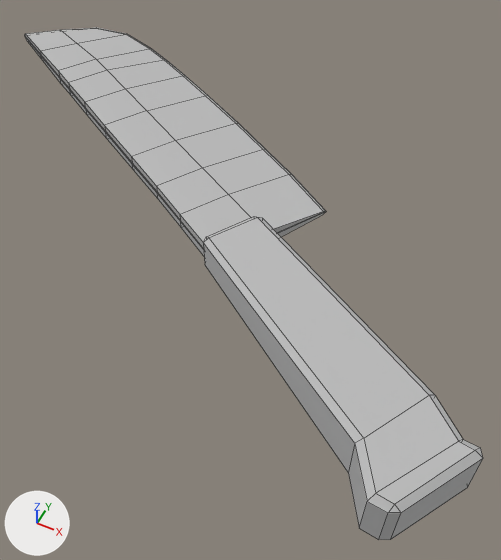
The OBJ model htdocs/assets/models/Knife.obj, before and after one commit.
Rendered twice from a camera (50 mm lens) standing at (-425.0, -587.6, 125.9) and looking at (-432.3, -572.9, 107.6). Every picture has the same lights, and +X, +Y and +Z are marked at lower left. Mesh edges are drawn as thin lines. Where no turn or scale is listed for an object, it has been applied to the vertices. Vertices at the same position are counted once.

Objects in the first picture: 'Knife'.
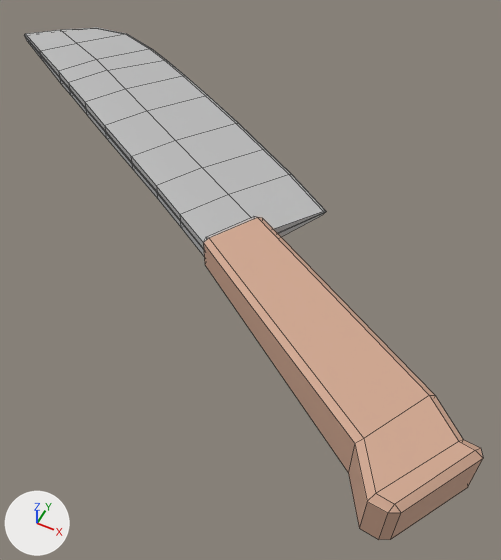
What the commit changed:
Material 'WoodHandle' (mat_woodhandle) is new.
Its base color is (0.639, 0.388, 0.278) (beige #d1a790).
Its roughness is 0.69.
me_knife has 144 vertices, 144 faces and spans x -447.5..-423.6, y -580.2..-563.6, z 108.7..110.6.
me_knife is used by ob_knife; location (0.0, 0.0, 0.0).
me_knife part 1: 33 faces spanning x -433.4..-423.6, y -580.2..-572.3, z 108.7..110.6 switch from mat_initialshadinggroup (grey #bcbcbc) to mat_woodhandle (beige #d1a790).

Changed parts and their boxes [x1, y1, x2, y2] in the pictures (501 x 560 px):
part 1 of me_knife, recoloured (grey to beige)
    both: [203, 217, 483, 540]
